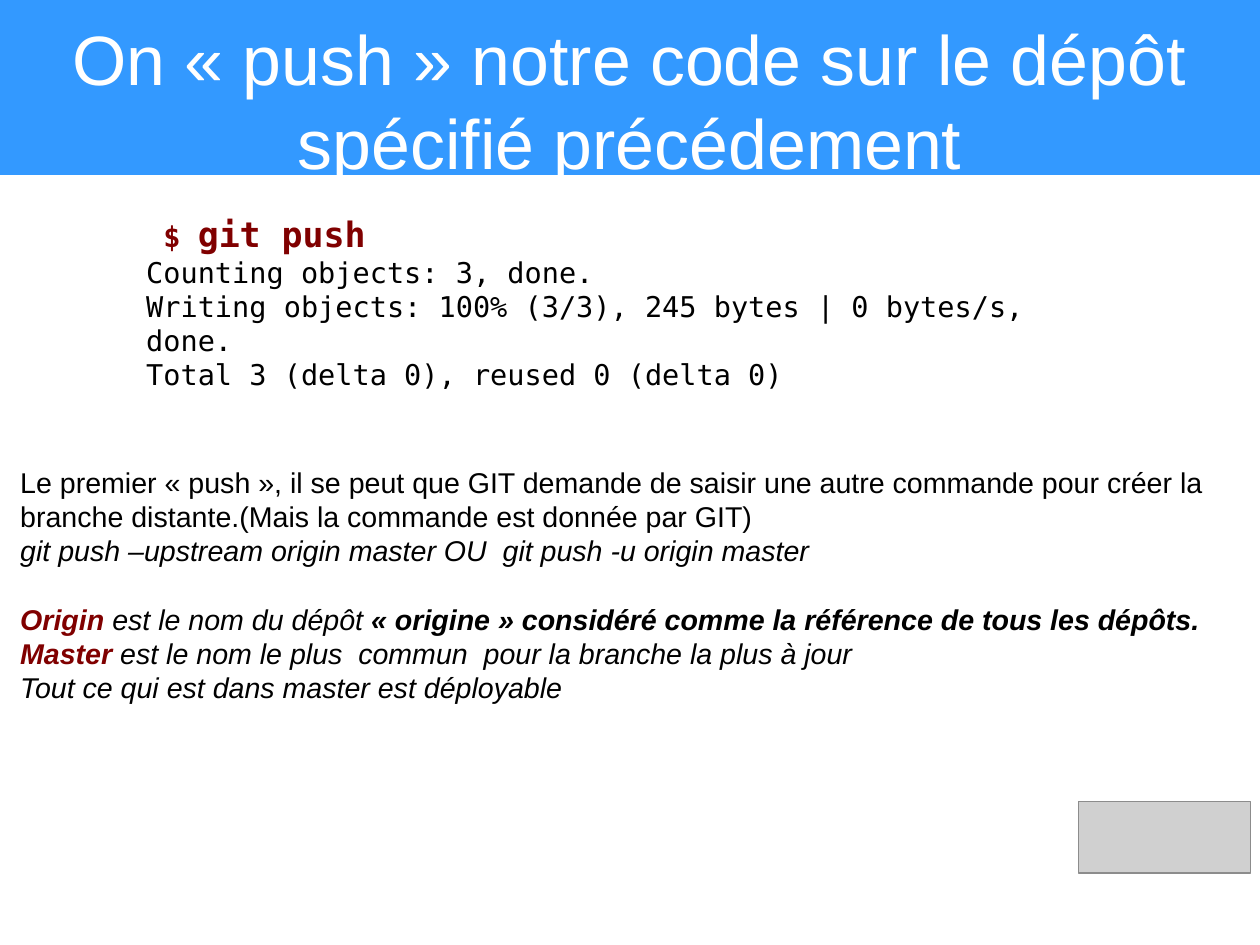
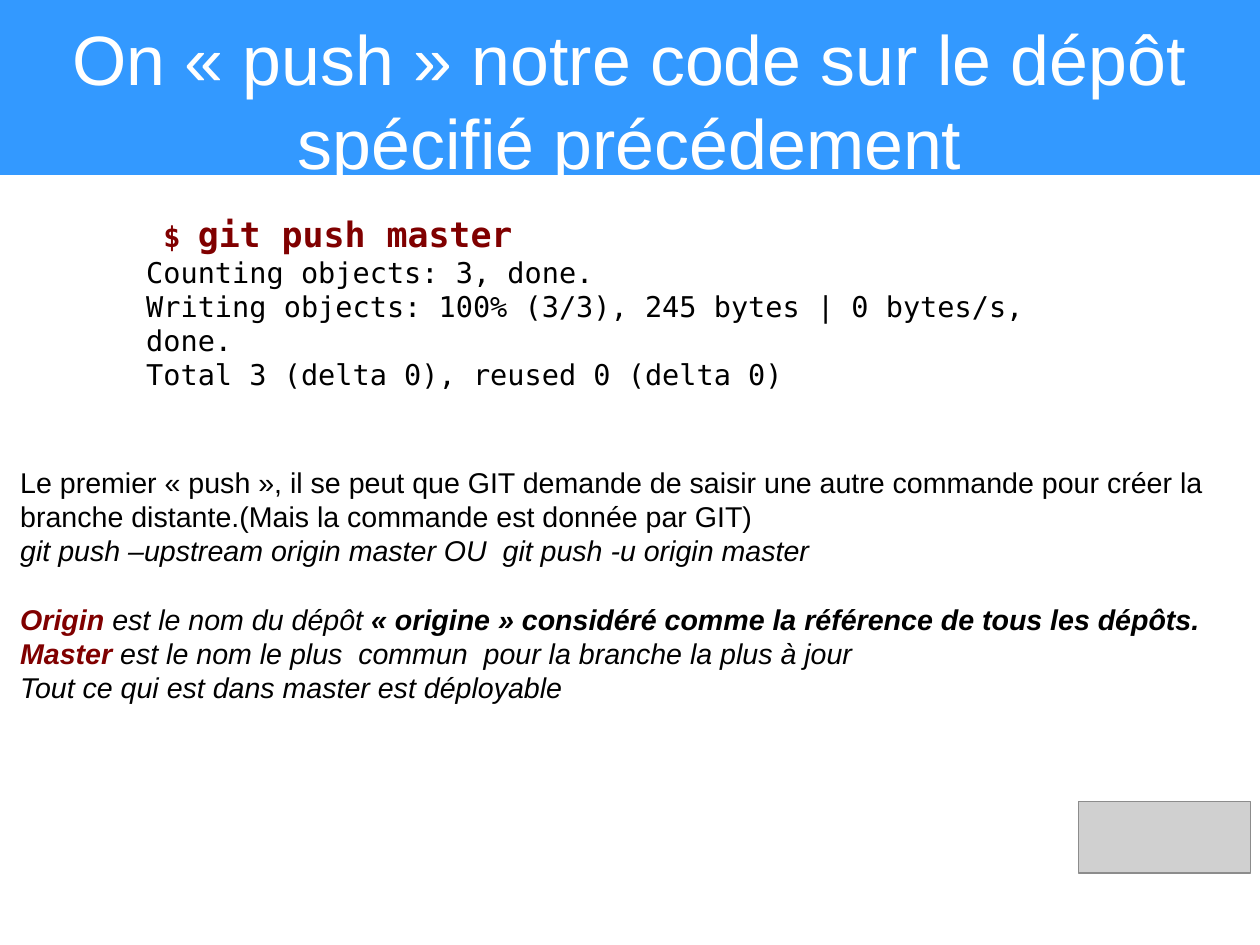
Before and after one commit to heylve/current, a slide deck: slide 8 of Presentations/git_explained.odp. Drawn at 1260x945 pixels with LibreOffice and Linux fonts; fonts in the diff are those of the drawing; grey boxes stand for pictures. Boxes give left, top, right and bottom in pixels: in the first picture for what was removed or moved away, otherwise in the second. Text is boxed around its words. In the diff, an @@ line names an element or a change of style, - is before the commit and + after.

```diff
--- a/Presentations/git_explained.odp
+++ b/Presentations/git_explained.odp
@@ text at (198,219,513,255): text changed @@
-$ git push
+$ git push master
```
Also in this commit, not shown: 3 other slides changed, 1 other file.
